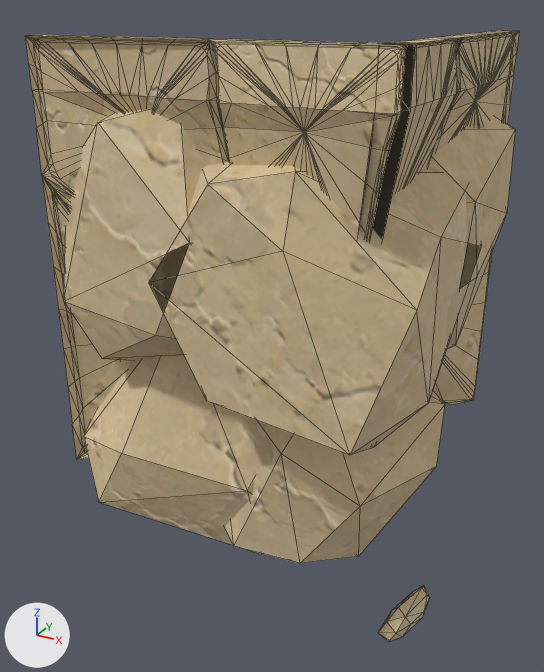
The glTF model assets/custom/models/ground_modules/ground_bottom_corner_10.glb, before and after one commit.
Before and after are seen from a 50 mm lens placed at (1.52, -1.49, 0.98), pointed at (0.45, 0.46, 0.01). Lighting does not change. The marker at lower left points along +X, +Y and +Z. The older version comes first. Mesh edges are drawn as thin lines. Vertices at exactly the same position are counted once.

Names of what the first picture shows: 'GroundBottomCorner10_Body'.
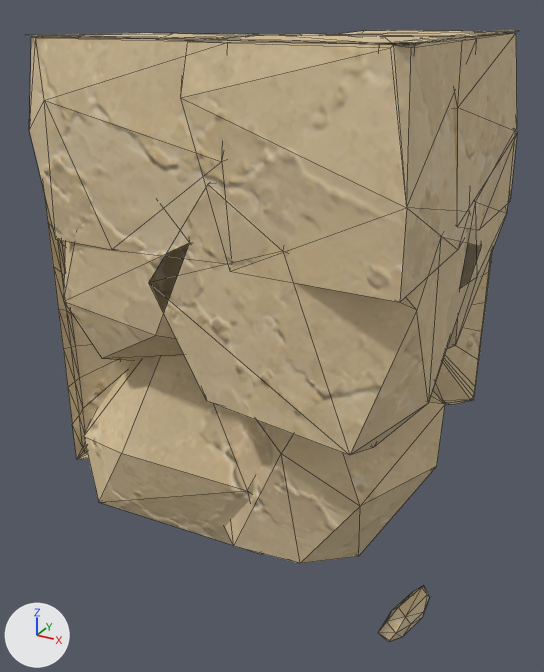
Changed parts and their boxes [x1, y1, x2, y2] in the pictures (544 x 672 px):
'GroundBottomCorner10_Body', reshaped: before [25, 30, 519, 642]; after [29, 30, 519, 642]
part 1 of me_groundbottomcorner10_bodymesh, added (beige): after [29, 33, 266, 253]
part 2 of me_groundbottomcorner10_bodymesh, added (brown): after [338, 30, 517, 229]
part 3 of me_groundbottomcorner10_bodymesh, built on: before [25, 31, 519, 151]; after [181, 34, 477, 302]

What the commit changed:
me_groundbottomcorner10_bodymesh is used by ob_groundbottomcorner10_body; location (0.0, 0.0, 0.0).
me_groundbottomcorner10_bodymesh had 941 vertices, 1779 faces and spanned x 0.0..1.04, y -0.04..1.0, z -0.97..0.91.
me_groundbottomcorner10_bodymesh now has 866 vertices, 1545 faces and spans x 0.0..1.04, y -0.04..1.0, z -0.97..0.91.
me_groundbottomcorner10_bodymesh part 1: a new loose piece of 29 vertices spanning x 0.0..0.75, y -0.04..0.42, z 0.4..0.91, in mat_sandstone_plate_14_005.
me_groundbottomcorner10_bodymesh part 2: a new loose piece of 26 vertices spanning x 0.47..1.04, y 0.29..1.0, z 0.4..0.91, in mat_sandstone_plate_14_005.
Part 3, on me_groundbottomcorner10_bodymesh:
153 vertices are removed from x 0.0..1.0, y 0.0..1.0, z 0.78..0.91.
430 faces are deleted.
6 vertices move within x 0.22..0.55, y 0.01..0.03, z 0.78.
23 vertices are added at x 0.42..1.04, y -0.04..0.59, z 0.4..0.91.
17 new faces join them, mat_sandstone_plate_3_009.
23 new faces join them, mat_sandstone_plate_4_009.
8 new faces join them, mat_sandstone_plate_7_009.
46 new faces join them, mat_sandstone_plate_14_005.
